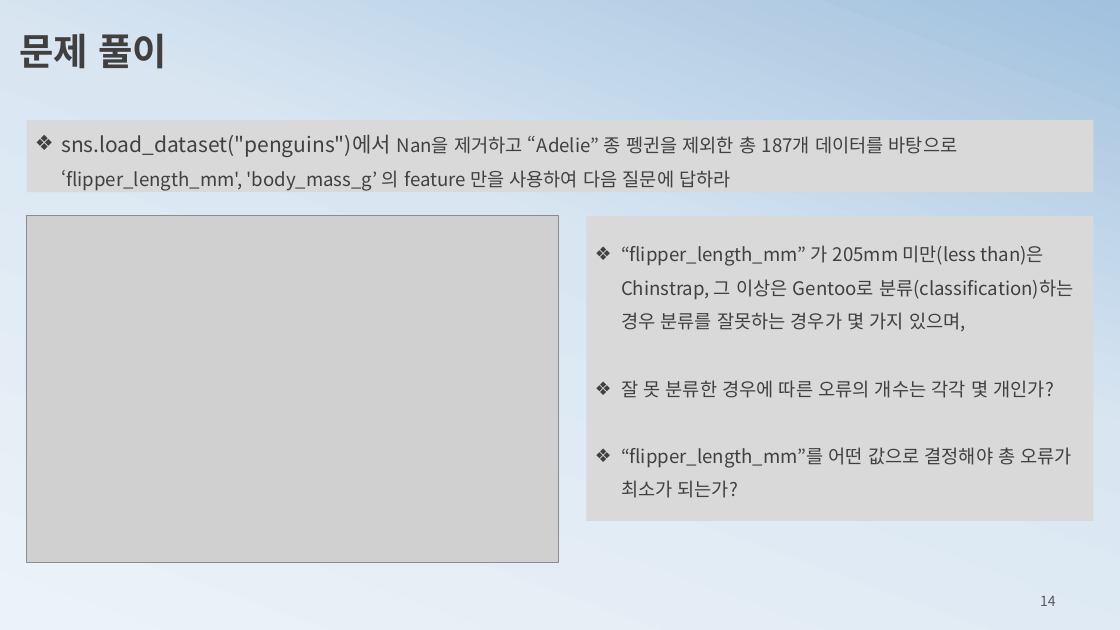
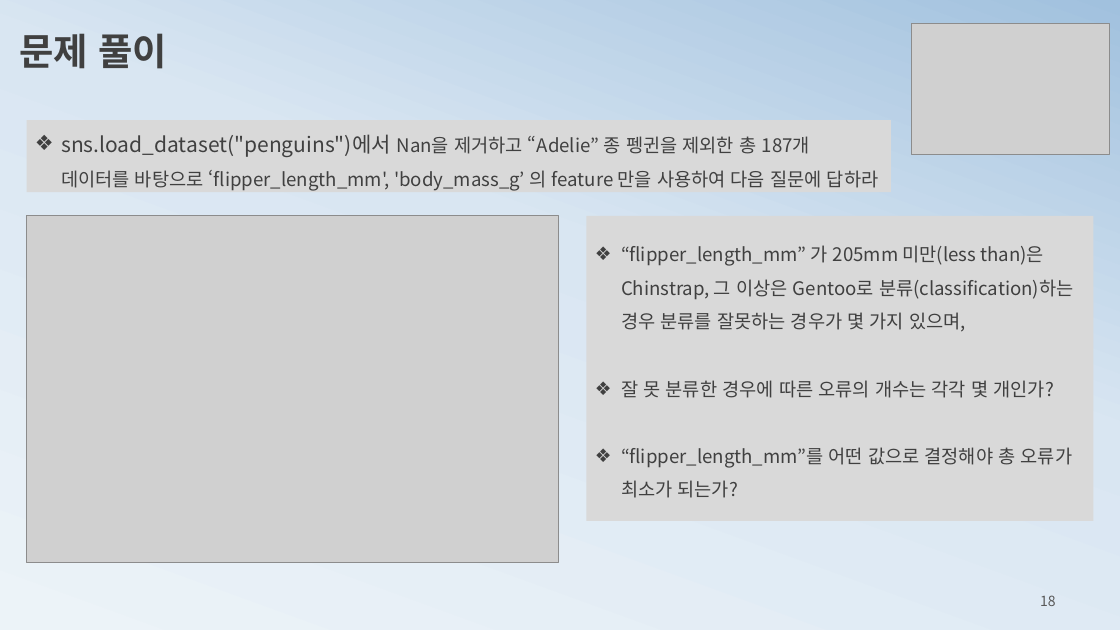
Before and after one commit to ancestor9/mathematics-for-machine-learning, a slide deck: slide 18 of 5_Hypothesis Testing.pptx (slide 14 before the commit). Drawn at 1120x630 pixels with LibreOffice and Linux fonts; fonts in the diff are those of the drawing; grey boxes stand for pictures. Boxes give left, top, right and bottom in pixels: in the first picture for what was removed or moved away, otherwise in the second. Text is boxed around its words. In the diff, an @@ line names an element or a change of style, - is before the commit and + after.

```diff
--- a/5_Hypothesis Testing.pptx
+++ b/5_Hypothesis Testing.pptx
@@ picture added at (912, 24, 1109, 155) @@
@@ rectangle "sns.load_dataset("penguins")에서 Nan을 제거하고 “Adelie” 종 ...": place and size @@
-rectangle "sns.load_dataset("penguins")에서 Nan을 제거하고 “Adelie” 종 ..." at (27, 120, 1094, 192)
+rectangle "sns.load_dataset("penguins")에서 Nan을 제거하고 “Adelie” 종 ..." at (27, 120, 891, 192)
@@ page number at (1040, 595, 1056, 606): text changed @@
-14
+18
```
Also in this commit, not shown: 5 other slides changed, 10 slides added, 5 slides removed.
